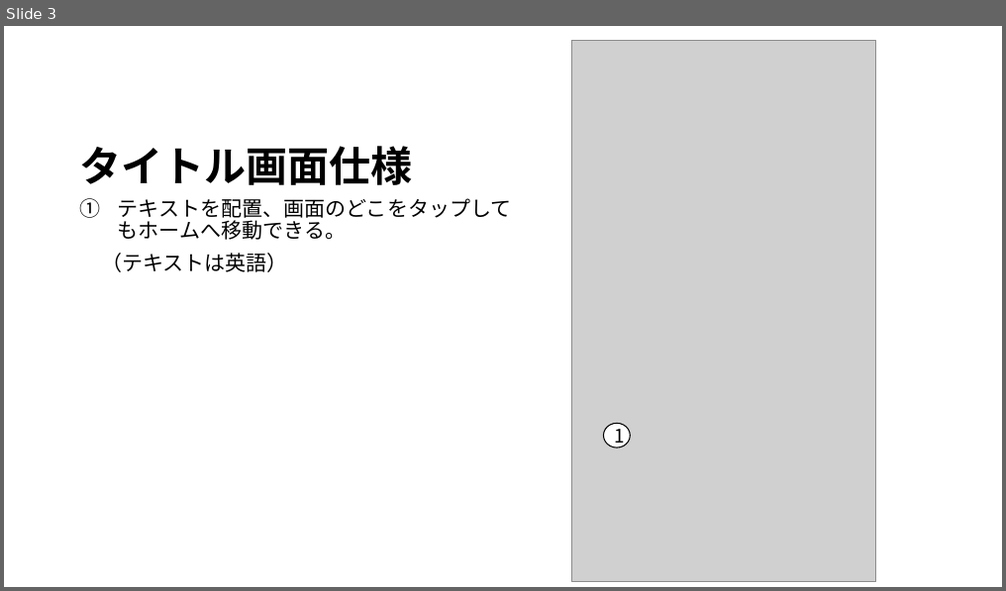
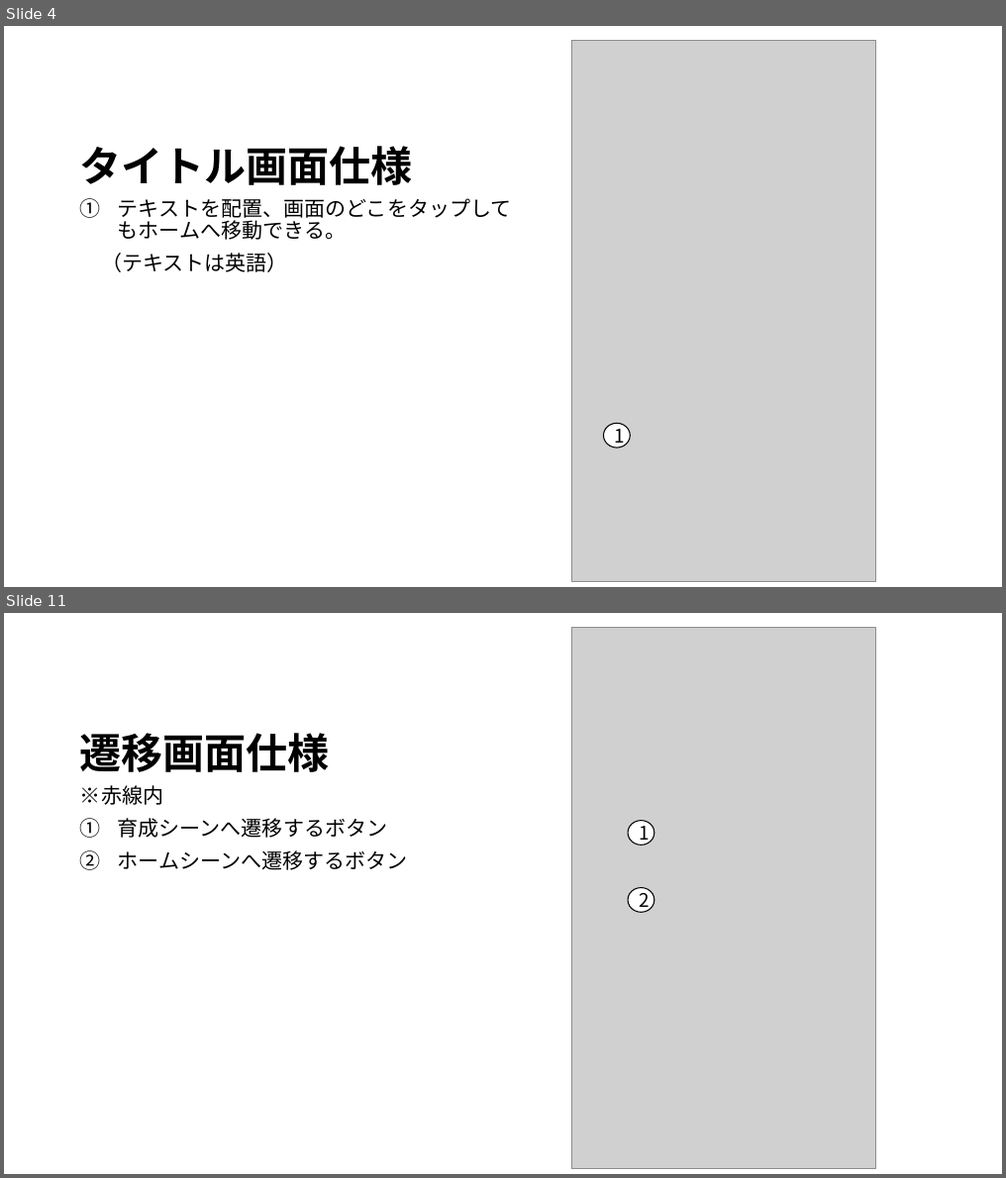
Before and after one commit to JJC-Game/StarChildren, a slide deck: Etc/仕様書/siyousho.pptx. Shown one above the other, each under a label of ours: slide 3 before the commit, slides 4 and 11 after it; the slides between them are not shown. The pictures are 1006x591 and 1006x1178 pixels, drawn with LibreOffice and Linux fonts; fonts in the diff are those of the drawing; grey boxes stand for pictures. Boxes give left, top, right and bottom in pixels: in the first picture for what was removed or moved away, otherwise in the second. Text is boxed around its words. In the diff, an @@ line names an element or a change of style, - is before the commit and + after.

Commit message:
仕様書、遷移図の編集

```diff
--- a/Etc/仕様書/siyousho.pptx
+++ b/Etc/仕様書/siyousho.pptx
@@ slide 11 added at (4,613,1002,1174), background #FFFFFF @@
@@ picture added at (571,627,876,1169) @@
@@ title added at (80,733,330,772), 40 pt, text #000000, bold @@
+遷移画面仕様
@@ text added at (80,785,408,870), 20 pt, text #000000 @@
+※赤線内
+1. 育成シーンへ遷移するボタン
+2. ホームシーンへ遷移するボタン
@@ ellipse added at (628,820,653,845), fill #FFFFFF, outline #000000 1 pt, 18 pt, text #000000 @@
+1
@@ ellipse added at (628,888,653,912), fill #FFFFFF, outline #000000 1 pt, 18 pt, text #000000 @@
+2
@@ what was slide 3 is now slide 4 @@
```
Also in this commit, not shown: 6 slides changed, 3 other slides added, 1 other file.
